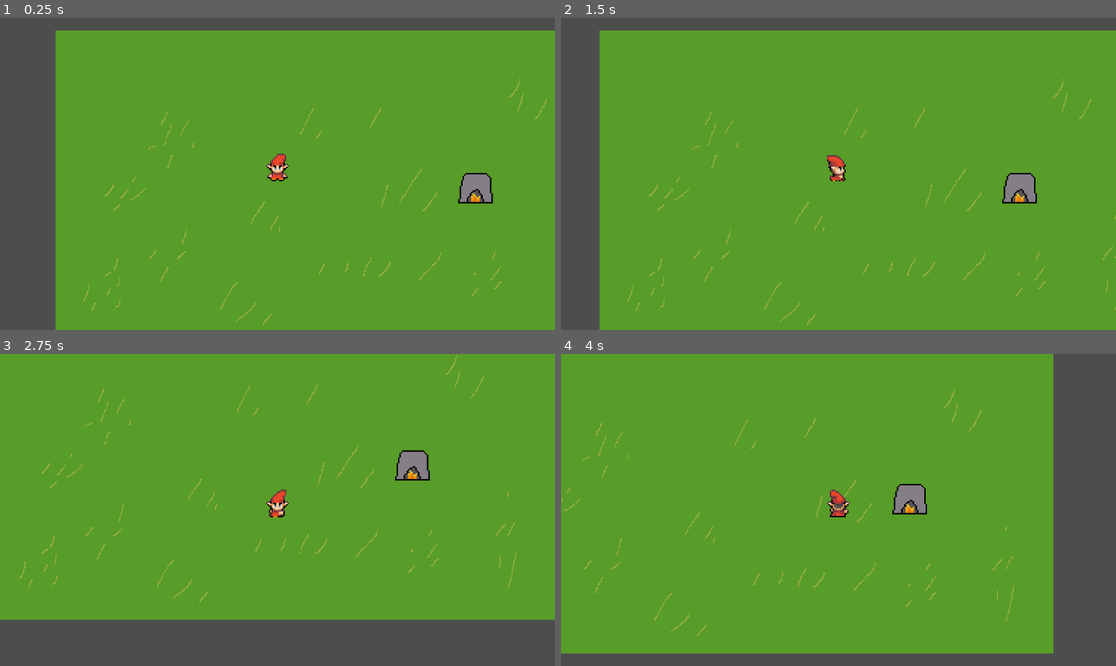
Above: before the commit, frames 1-4 (two rows, left to right).
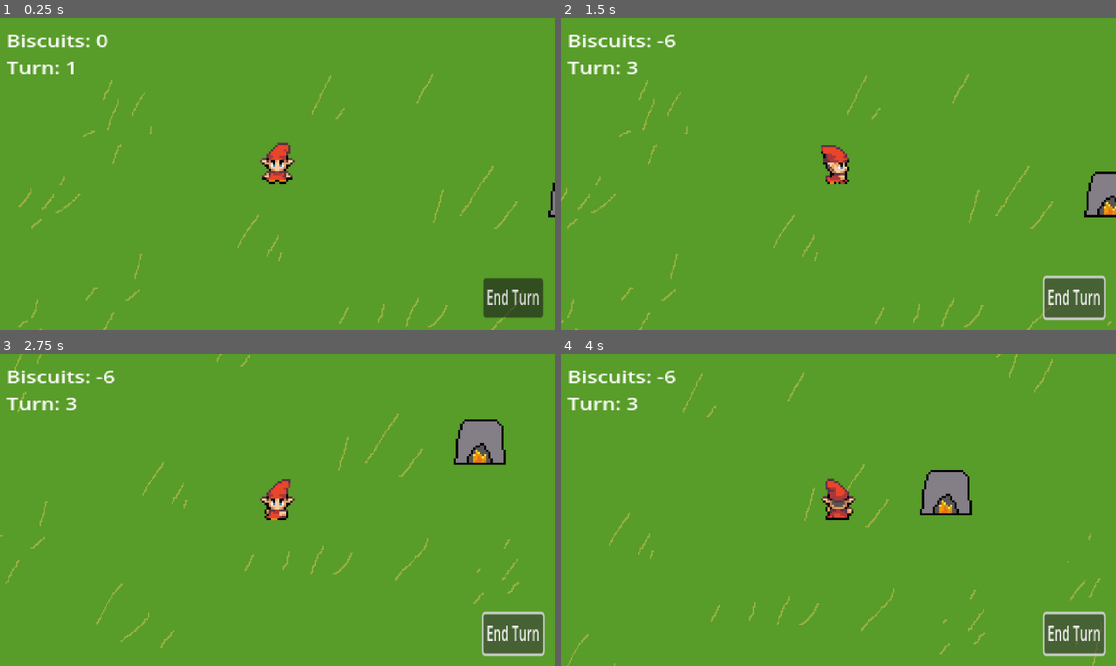
Above: after the commit, the same moments.

Repository: Niall-Hennessy/Brackeys-Game-Jam-2025-2
Game: Godot game, scene res://Scenes/Camps/test_level.tscn
The game is run twice, just before and just after one commit, with the same random seed, the same clock (stepped at 60 frames per second) and the same inputs.
Inputs (mouse positions are in pixels of both pictures, inside the frame that each line leads up to):
- Up to frame 1 (0.25 s): no input
- Up to frame 2 (1.5 s): click (1071, 298) at 0.5 s, where only the run after the commit has a clickable "End Turn"; tap Enter at 1.25 s; hold D (move_right) from 1.28 s (still down)
- Up to frame 3 (2.75 s): release D (move_right) at 2.03 s; hold S (move_down) from 2.03 s (still down)
- Up to frame 4 (4 s): release S (move_down) at 2.78 s; hold D (move_right) 2.78-3.53 s; hold W (move_up) from 3.53 s (still down)

The runs differ from the first frame. In frame 1, 18% of the frame differs, in the area x 0-100%, y 0-100%; in frame 2, 16%; in frame 3, 19%; in frame 4, 19%.

Commit message:
Hooked up signals between UI and GameManager
Connected the Bake button that appears above the Furnace to the GameManager.

This causes the GameManager to record a single new Biscuits as having been made.

A similar implementation has been made that allows the End Turn button to tell the GameManager to update the current turn by advancing a single turn

This implementation will have to be modified to allow for more dynamic amounts of Biscuits to be created.

BiscuitLabel a UI element in the top left checks the GameManager and displays the current turn and the current number of biscuits

Diff:
--- a/Scenes/Camps/test_level.tscn
+++ b/Scenes/Camps/test_level.tscn
@@ -1,10 +1,14 @@
-[gd_scene load_steps=4 format=3 uid="uid://deqbbtwchr357"]
+[gd_scene load_steps=6 format=3 uid="uid://deqbbtwchr357"]
 
 [ext_resource type="Texture2D" uid="uid://c8g4gvm87meby" path="res://Assets/Camp_temp.png" id="1_c4fu7"]
 [ext_resource type="PackedScene" uid="uid://uldm21fmtwyx" path="res://Scenes/Player/player.tscn" id="2_yqnp2"]
+[ext_resource type="Script" uid="uid://vnbpmnv1ialw" path="res://Scripts/end_turn_button.gd" id="3_epsyj"]
 [ext_resource type="PackedScene" uid="uid://c22e3pib328ep" path="res://Scenes/Stations/furnace.tscn" id="3_vqqru"]
+[ext_resource type="Script" uid="uid://cx6cttouam7ex" path="res://Scripts/biscuit_label.gd" id="3_yqnp2"]
 
 [node name="TestLevel" type="Node2D"]
+metadata/_edit_horizontal_guides_ = [-32.0, 639.0, 0.0, -249.0]
+metadata/_edit_vertical_guides_ = [-4.0, 1163.0]
 
 [node name="CampTemp" type="Sprite2D" parent="."]
 position = Vector2(579, 319.5)
@@ -17,7 +21,31 @@
 speed = 175.0
 
 [node name="Camera2D" type="Camera2D" parent="Player"]
+position = Vector2(0, 0.333333)
+scale = Vector2(1, 1.00246)
+zoom = Vector2(1.5, 1.5)
+
+[node name="EndTurnButton" type="Button" parent="Player/Camera2D"]
+offset_left = 95.0
+offset_top = 48.3333
+offset_right = 173.0
+offset_bottom = 79.3333
+scale = Vector2(0.352649, 0.583948)
+text = "End Turn"
+script = ExtResource("3_epsyj")
+
+[node name="BiscuitLabel" type="Label" parent="Player/Camera2D"]
+offset_left = -124.667
+offset_top = -67.0
+offset_right = -55.6667
+offset_bottom = -18.0
+scale = Vector2(0.607645, 0.477497)
+text = "Biscuits:
+Turn: "
+script = ExtResource("3_yqnp2")
 
 [node name="Furnace" parent="." instance=ExtResource("3_vqqru")]
 position = Vector2(866, 324)
 scale = Vector2(3, 3)
+
+[connection signal="pressed" from="Player/Camera2D/EndTurnButton" to="Player/Camera2D/EndTurnButton" method="_on_pressed"]
--- /dev/null
+++ b/Scripts/biscuit_label.gd
@@ -0,0 +1,4 @@
+extends Label
+
+func _process(delta: float) -> void:
+	text = "Biscuits: " + str(GameManager.biscuits) + "\nTurn: " + str(GameManager.turn)
--- /dev/null
+++ b/Scripts/end_turn_button.gd
@@ -0,0 +1,4 @@
+extends Button
+
+func _on_pressed() -> void:
+	GameManager.turn_ended.emit()
--- a/Scripts/furnace.gd
+++ b/Scripts/furnace.gd
@@ -8,4 +8,4 @@
 	$BiscuitButton.visible = false
 
 func _on_button_pressed() -> void:
-	print("Made 5 Biscuits")
+	GameManager.biscuit_gained.emit()
--- /dev/null
+++ b/game_manager.gd
@@ -0,0 +1,18 @@
+extends Node
+
+@export var biscuits: int = 0
+@export var turn: int = 1
+
+signal biscuit_gained
+signal turn_ended
+
+func _ready() -> void:
+	GameManager.biscuit_gained.connect(gain_biscuit)
+	GameManager.turn_ended.connect(next_turn)
+
+func gain_biscuit() -> void:
+	biscuits += 1
+
+func next_turn() -> void:
+	biscuits -= 3
+	turn += 1
--- a/project.godot
+++ b/project.godot
@@ -14,6 +14,10 @@
 run/main_scene="uid://deqbbtwchr357"
 config/features=PackedStringArray("4.4", "GL Compatibility")
 config/icon="res://Assets/icon.svg"
+
+[autoload]
+
+GameManager="*res://game_manager.gd"
 
 [dotnet]
 
Not shown, added: Scripts/biscuit_label.gd.uid
Not shown, added: Scripts/end_turn_button.gd.uid
Not shown, added: game_manager.gd.uid
